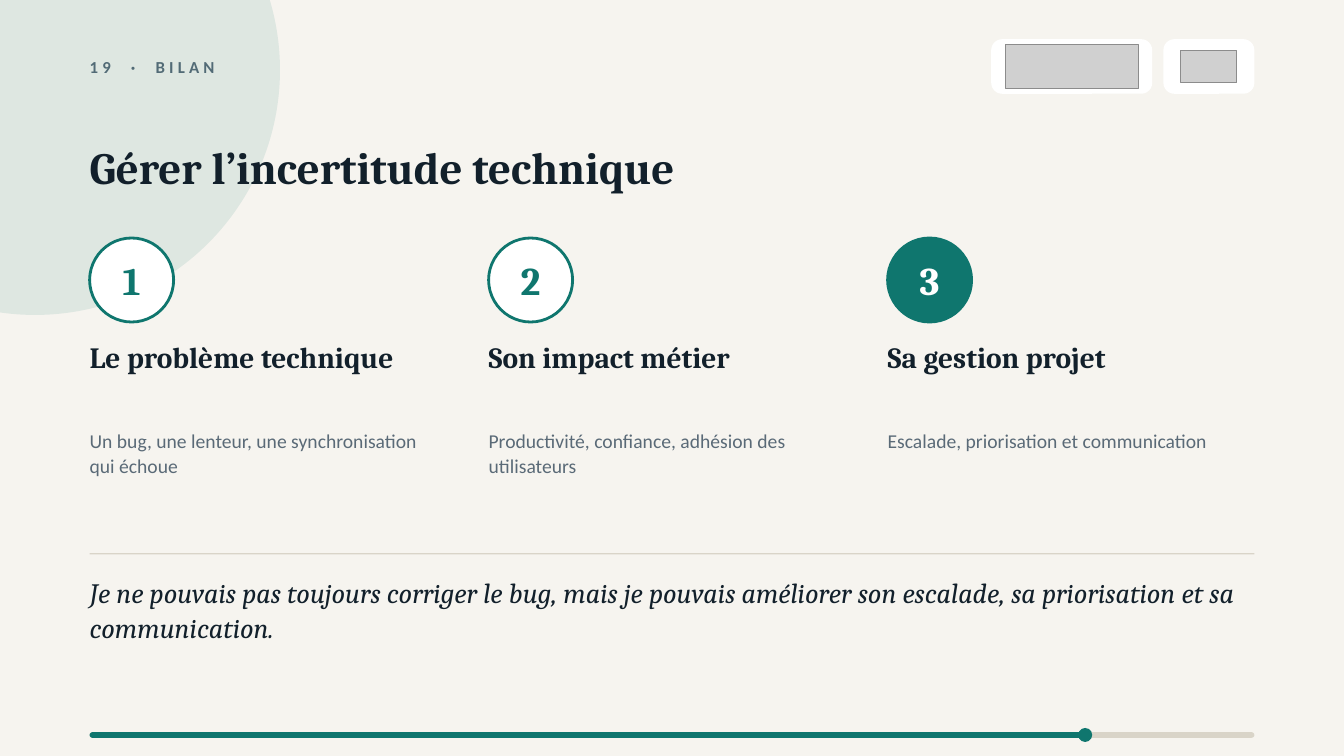
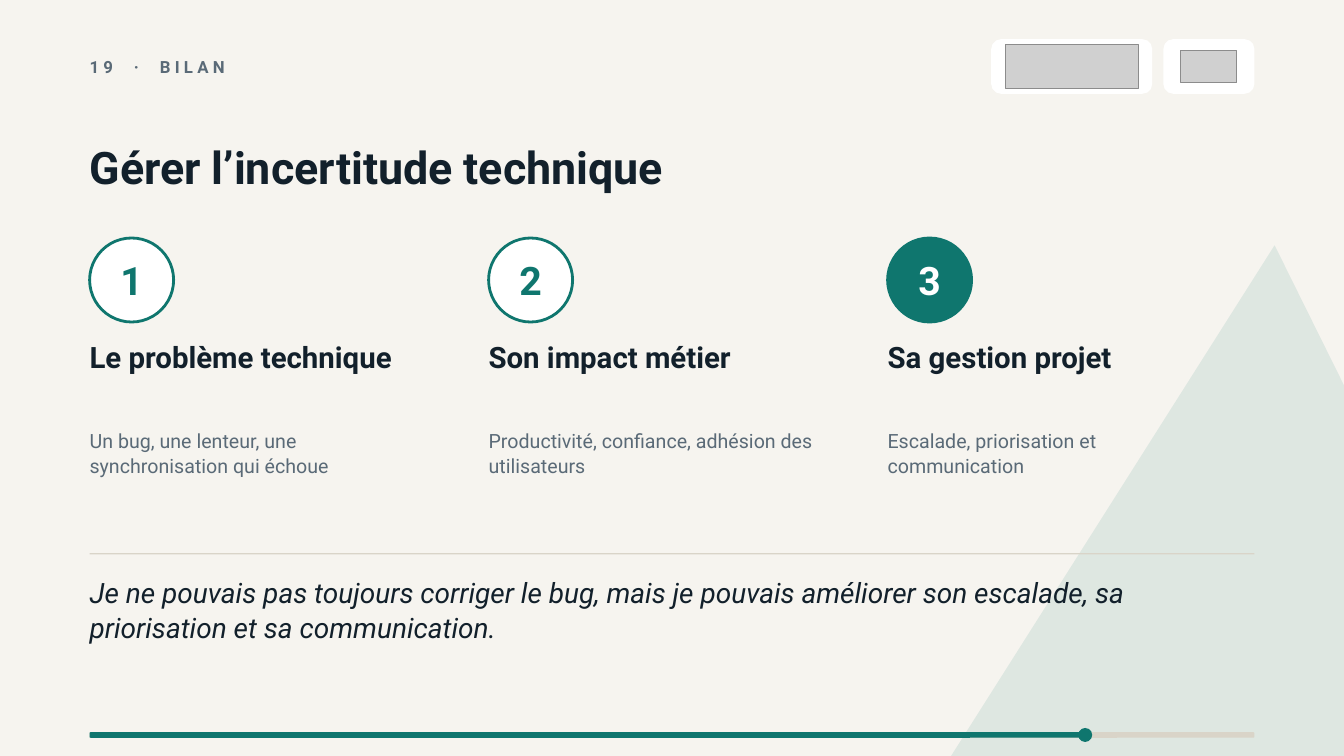
Before and after one commit to falachabt/Icam, a slide deck: slide 19 of Presentation_Kizeo_Teepee.pptx. Drawn at 1344x756 pixels with LibreOffice and Linux fonts; fonts in the diff are those of the drawing; grey boxes stand for pictures. Boxes give left, top, right and bottom in pixels: in the first picture for what was removed or moved away, otherwise in the second. Text is boxed around its words. In the diff, an @@ line names an element or a change of style, - is before the commit and + after.

```diff
--- a/Presentation_Kizeo_Teepee.pptx
+++ b/Presentation_Kizeo_Teepee.pptx
@@ ellipse removed at bbox=[0, 0, 280, 315] @@
@@ font Calibri to Roboto in 4 elements at bbox=[90, 433, 329, 477], bbox=[489, 433, 813, 473], bbox=[888, 433, 1096, 473], bbox=[90, 61, 225, 73] @@
@@ triangle added at bbox=[930, 229, 1344, 756], fill #0F766E at 10% opacity @@
@@ font Cambria to Roboto in 8 elements at bbox=[90, 150, 663, 193], bbox=[120, 267, 142, 295], bbox=[90, 346, 392, 374], bbox=[519, 266, 541, 295], bbox=[489, 346, 731, 374], bbox=[918, 266, 940, 296], bbox=[888, 346, 1112, 375], bbox=[90, 582, 1124, 644] @@
@@ rounded rectangle at bbox=[90, 732, 1255, 738]: proportions changed @@
@@ rounded rectangle at bbox=[90, 732, 1088, 738]: proportions changed @@
```
Also in this commit, not shown: 21 other slides changed, 1 other file.
